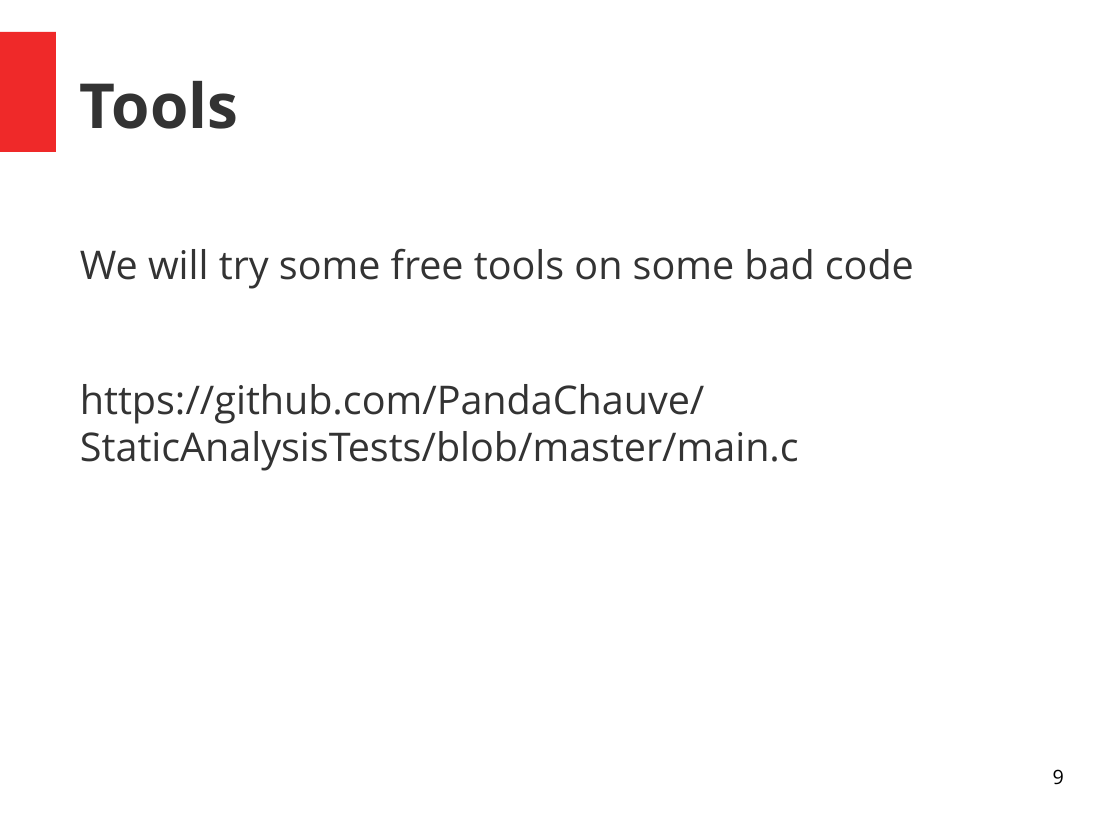
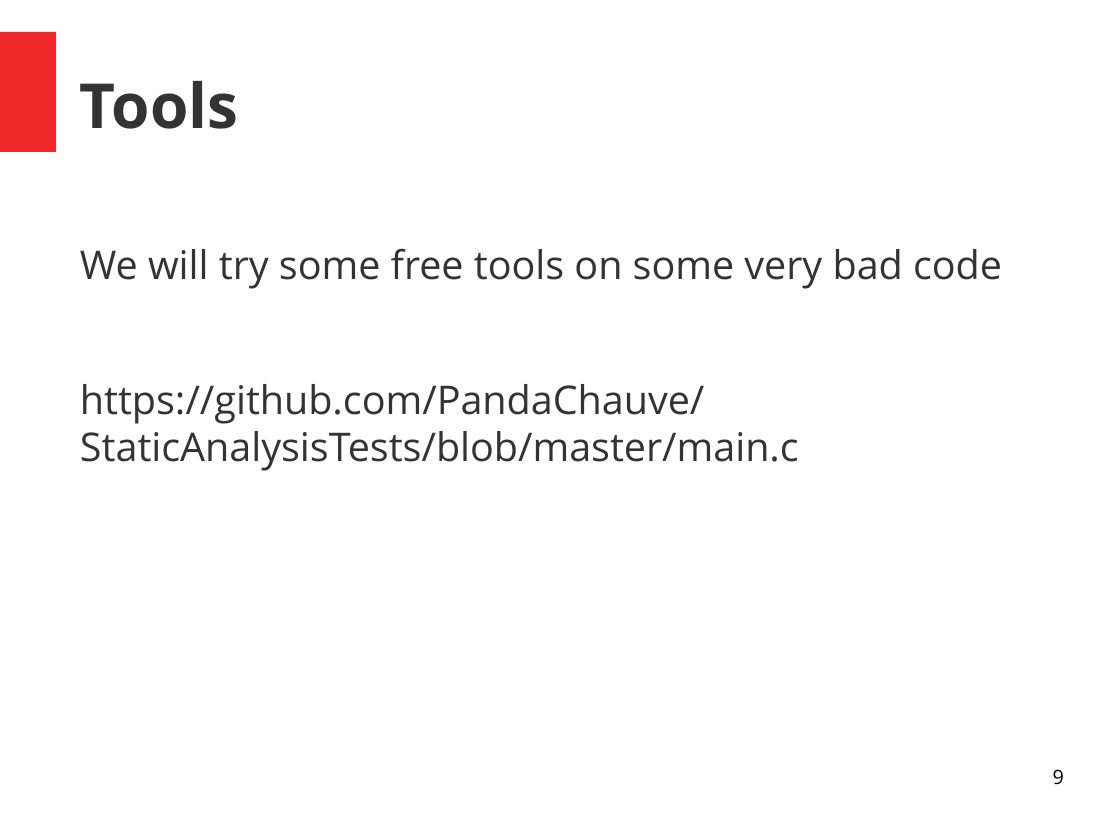
Before and after one commit to PandaChauve/StaticAnalysisTests, a slide deck: slide 9 of Untitled 1.odp. Drawn at 1120x840 pixels with LibreOffice and Linux fonts; fonts in the diff are those of the drawing. Boxes give left, top, right and bottom in pixels: in the first picture for what was removed or moved away, otherwise in the second. Text is boxed around its words. In the diff, an @@ line names an element or a change of style, - is before the commit and + after.

```diff
--- a/Untitled 1.odp
+++ b/Untitled 1.odp
@@ text at [80,248,1002,289]: text changed @@
-We will try some free tools on some bad code
+We will try some free tools on some very bad code
```
Also in this commit, not shown: 7 other slides changed, 8 slides added.
